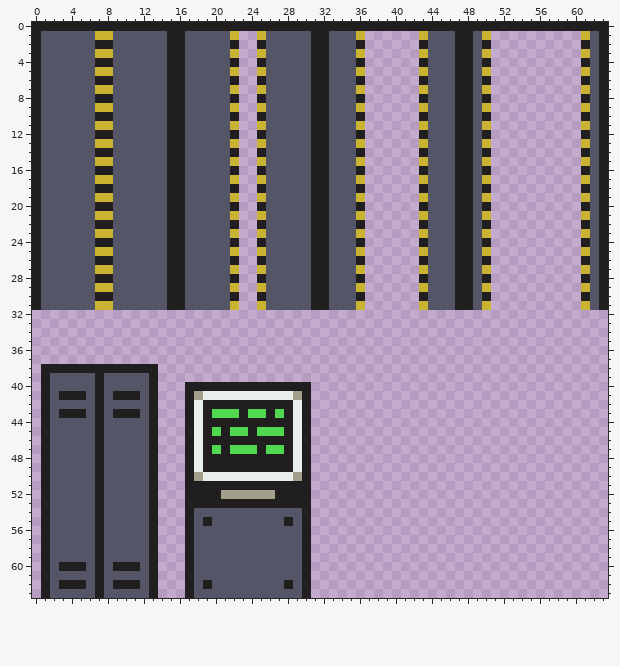
A pixel-art sprite gets an edit: res/gfx_new/structure_16_32_ss.png. The first picture shows the starting point.
The file is 64x64 pixels.
The result:
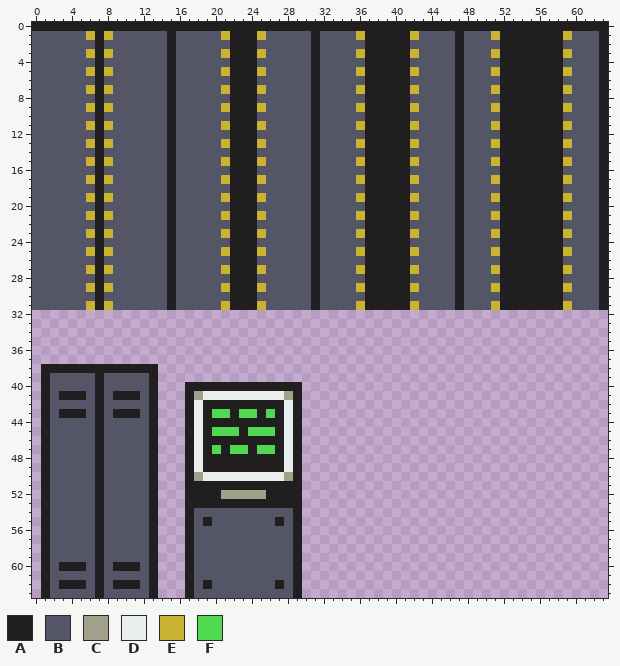
Palette (. is transparent): A #211e20  B #555568  C #a0a08b  D #e9efec  E #cab330  F #50d950
From old to new:
Changed rows in their new state; - is an unchanged pixel.
first column x 0:
 1 B-----EA--------B----EAAA-------B----AAAAAEB----B-BEAAAAAAAEBB
 2 B-------B-------B------AAB------B---BAAAAABB----B-BBAAAAAAABBB
 3 B-----EA--------B----EAAA-------B----AAAAAEB----B-BEAAAAAAAEBB
 4 B-------B-------B------AAB------B---BAAAAABB----B-BBAAAAAAABBB
 5 B-----EA--------B----EAAA-------B----AAAAAEB----B-BEAAAAAAAEBB
 6 B-------B-------B------AAB------B---BAAAAABB----B-BBAAAAAAABBB
 7 B-----EA--------B----EAAA-------B----AAAAAEB----B-BEAAAAAAAEBB
 8 B-------B-------B------AAB------B---BAAAAABB----B-BBAAAAAAABBB
 9 B-----EA--------B----EAAA-------B----AAAAAEB----B-BEAAAAAAAEBB
10 B-------B-------B------AAB------B---BAAAAABB----B-BBAAAAAAABBB
11 B-----EA--------B----EAAA-------B----AAAAAEB----B-BEAAAAAAAEBB
12 B-------B-------B------AAB------B---BAAAAABB----B-BBAAAAAAABBB
13 B-----EA--------B----EAAA-------B----AAAAAEB----B-BEAAAAAAAEBB
14 B-------B-------B------AAB------B---BAAAAABB----B-BBAAAAAAABBB
15 B-----EA--------B----EAAA-------B----AAAAAEB----B-BEAAAAAAAEBB
16 B-------B-------B------AAB------B---BAAAAABB----B-BBAAAAAAABBB
17 B-----EA--------B----EAAA-------B----AAAAAEB----B-BEAAAAAAAEBB
18 B-------B-------B------AAB------B---BAAAAABB----B-BBAAAAAAABBB
19 B-----EA--------B----EAAA-------B----AAAAAEB----B-BEAAAAAAAEBB
20 B-------B-------B------AAB------B---BAAAAABB----B-BBAAAAAAABBB
21 B-----EA--------B----EAAA-------B----AAAAAEB----B-BEAAAAAAAEBB
22 B-------B-------B------AAB------B---BAAAAABB----B-BBAAAAAAABBB
23 B-----EA--------B----EAAA-------B----AAAAAEB----B-BEAAAAAAAEBB
24 B-------B-------B------AAB------B---BAAAAABB----B-BBAAAAAAABBB
25 B-----EA--------B----EAAA-------B----AAAAAEB----B-BEAAAAAAAEBB
26 B-------B-------B------AAB------B---BAAAAABB----B-BBAAAAAAABBB
27 B-----EA--------B----EAAA-------B----AAAAAEB----B-BEAAAAAAAEBB
28 B-------B-------B------AAB------B---BAAAAABB----B-BBAAAAAAABBB
29 B-----EA--------B----EAAA-------B----AAAAAEB----B-BEAAAAAAAEBB
30 B-------B-------B------AAB------B---BAAAAABB----B-BBAAAAAAABBB
31 B-----EA--------B----EAAA-------B----AAAAAEB----B-BEAAAAAAAEBB
first column x 21:
40 ---------.
41 -------CA.
42 -------DA.
43 -AF-AFADA.
44 -------DA.
45 F-AF--ADA.
46 -------DA.
47 ---AF-ADA.
48 -------DA.
49 -------DA.
50 -------CA.
51 ---------.
52 -----A---.
53 ---------.
54 --------A.
55 ------ABA.
56 --------A.
57 --------A.
58 --------A.
59 --------A.
60 --------A.
61 --------A.
62 ------ABA.
63 --------A.
